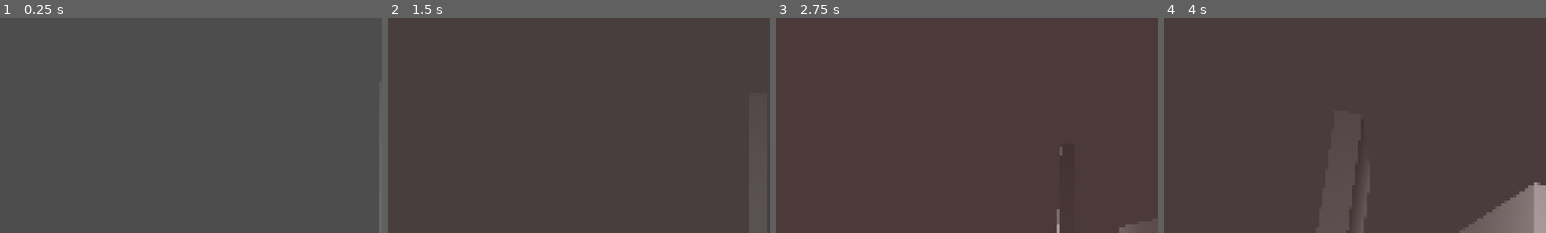
Above: before the commit, frames 1-4 (left to right).
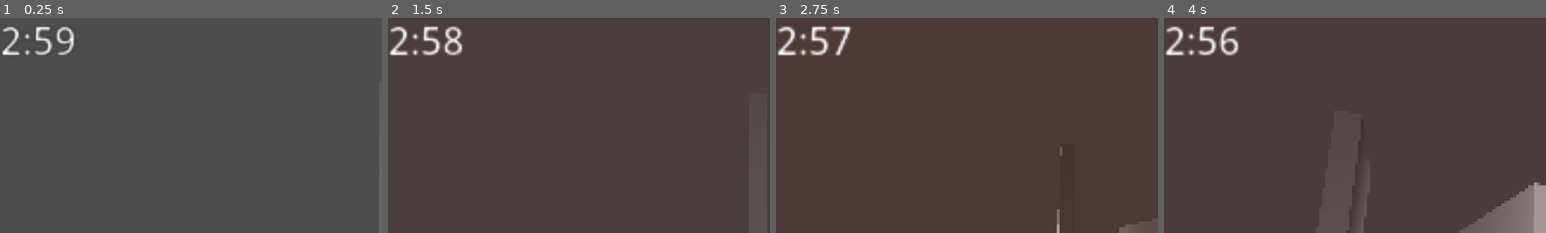
Above: after the commit, the same moments.

Repository: BrownRISDGameDevelopers/hungry-haus
Game: Godot game, scene res://src/Game.tscn
The game is run twice, just before and just after one commit, with the same random seed, the same clock (stepped at 60 frames per second) and the same inputs.
Inputs (mouse positions are % of the whole screen's width and height, from its top left):
- Up to frame 1 (0.25 s): no input
- Up to frame 2 (1.5 s): tap Enter at 0.5 s; move the mouse to (55, 50) at 0.52 s; hold W (move_forward) 0.53-1.28 s; hold Tab (interact) 0.53-1.28 s; move the mouse to (30, 55) at 1.27 s; hold S (move_backward) from 1.28 s (still down); tap Tab (interact) at 1.35 s
- Up to frame 3 (2.75 s): move the mouse to (52, 48) at 2.02 s; release S (move_backward) at 2.03 s; hold W (move_forward) from 2.03 s (still down); hold Tab (interact) from 2.03 s (still down)
- Up to frame 4 (4 s): keep holding W (move_forward); tap Space at 2.75 s; move the mouse to (45, 70) at 2.77 s; release Tab (interact) at 2.78 s; tap Tab (interact) at 2.85 s; move the mouse to (57, 51) at 3.52 s; hold Tab (interact) from 3.53 s (still down)
The pictures show only the part of the screen within x 0-50%, y 1-51%; the shares and areas given below are measured in that part.

The runs differ from the first frame. In frame 1, 1.0% of the frame differs, in the area x 0-20%, y 4-18%; in frame 2, 1.3%; in frame 3, 1.2%; in frame 4, 1.3%, in the area x 0-20%, y 3-18%.

Commit message:
add timer, state

Diff:
--- a/project.godot
+++ b/project.godot
@@ -31,6 +31,7 @@
 [global_group]
 
 player=""
+gametimer=""
 
 [input]
 
--- a/src/Game.tscn
+++ b/src/Game.tscn
@@ -1,10 +1,11 @@
-[gd_scene load_steps=7 format=3 uid="uid://blna84bj33fox"]
+[gd_scene load_steps=8 format=3 uid="uid://blna84bj33fox"]
 
 [ext_resource type="PackedScene" uid="uid://cmylkhe7l8yw5" path="res://src/world/world.tscn" id="1_kqvf5"]
 [ext_resource type="Shader" uid="uid://d3oclhdp3lutq" path="res://src/shaders/pixelate.gdshader" id="2_7omc5"]
 [ext_resource type="PackedScene" uid="uid://bfnojvvc0fc2h" path="res://src/ui/bathroom/bathroom_puzzle.tscn" id="3_km1yn"]
 [ext_resource type="PackedScene" uid="uid://ucb4ni385yxx" path="res://src/ui/bedroom/bedroom_puzzle.tscn" id="4_eu8jo"]
 [ext_resource type="PackedScene" uid="uid://chg877he58hdh" path="res://src/ui/kitchen/kitchen_puzzle.tscn" id="5_dbp7n"]
+[ext_resource type="PackedScene" uid="uid://ufmxovknsxku" path="res://src/ui/game_timer.tscn" id="6_eu8jo"]
 
 [sub_resource type="ShaderMaterial" id="ShaderMaterial_lqjwq"]
 shader = ExtResource("2_7omc5")
@@ -53,3 +54,5 @@
 [node name="BedroomPuzzle" parent="SubViewportContainer/2DViewport" instance=ExtResource("4_eu8jo")]
 
 [node name="KitchenPuzzle" parent="SubViewportContainer/2DViewport" instance=ExtResource("5_dbp7n")]
+
+[node name="GameTimer" parent="SubViewportContainer/2DViewport" instance=ExtResource("6_eu8jo")]
--- a/src/GlobalState.gd
+++ b/src/GlobalState.gd
@@ -1,6 +1,13 @@
 extends Node
+
+signal switched_room(to: Room.Type)
 
 var current_room : Room.Type = Room.Type.KITCHEN
 
 func move_to_next_room():
 	current_room = (int(current_room) + 1) as Room.Type
+	switched_room.emit(current_room)
+
+func lose():
+	print("LOST THE GAME!!!!!!!!")
+	# TODO trigger jumpscare
--- /dev/null
+++ b/src/ui/game_timer.gd
@@ -0,0 +1,30 @@
+extends Label
+
+class_name GameTimer
+
+@onready var timer: Timer = $Timer
+
+const MINS = 60.0
+
+func _ready() -> void:
+	timer.start(MINS * ROOM_TO_TIME_DICT[GlobalState.current_room])
+	GlobalState.switched_room.connect(reset_time_for_room)
+
+const ROOM_TO_TIME_DICT : Dictionary[Room.Type, float] = {
+	Room.Type.KITCHEN : 3.0,
+	Room.Type.BEDROOM : 3.0,
+	Room.Type.BATHROOM : 3.0,
+}
+
+func reset_time_for_room(room_type : Room.Type):
+	var time = ROOM_TO_TIME_DICT[room_type]
+	timer.start(time * MINS)
+
+func _process(delta: float) -> void:
+	var mins = floori(timer.time_left / MINS)
+	var secs = floori(fmod(timer.time_left, MINS))
+	text = str(mins).pad_zeros(1) + ":" + str(secs).pad_zeros(2)
+
+func _on_timer_timeout() -> void:
+	hide()
+	GlobalState.lose()
--- /dev/null
+++ b/src/ui/game_timer.tscn
@@ -0,0 +1,10 @@
+[gd_scene load_steps=2 format=3 uid="uid://ufmxovknsxku"]
+
+[ext_resource type="Script" uid="uid://ck7mx8jcot42g" path="res://src/ui/game_timer.gd" id="1_y0yih"]
+
+[node name="GameTimer" type="Label" groups=["gametimer"]]
+script = ExtResource("1_y0yih")
+
+[node name="Timer" type="Timer" parent="."]
+
+[connection signal="timeout" from="Timer" to="." method="_on_timer_timeout"]
Not shown, added: src/ui/game_timer.gd.uid
